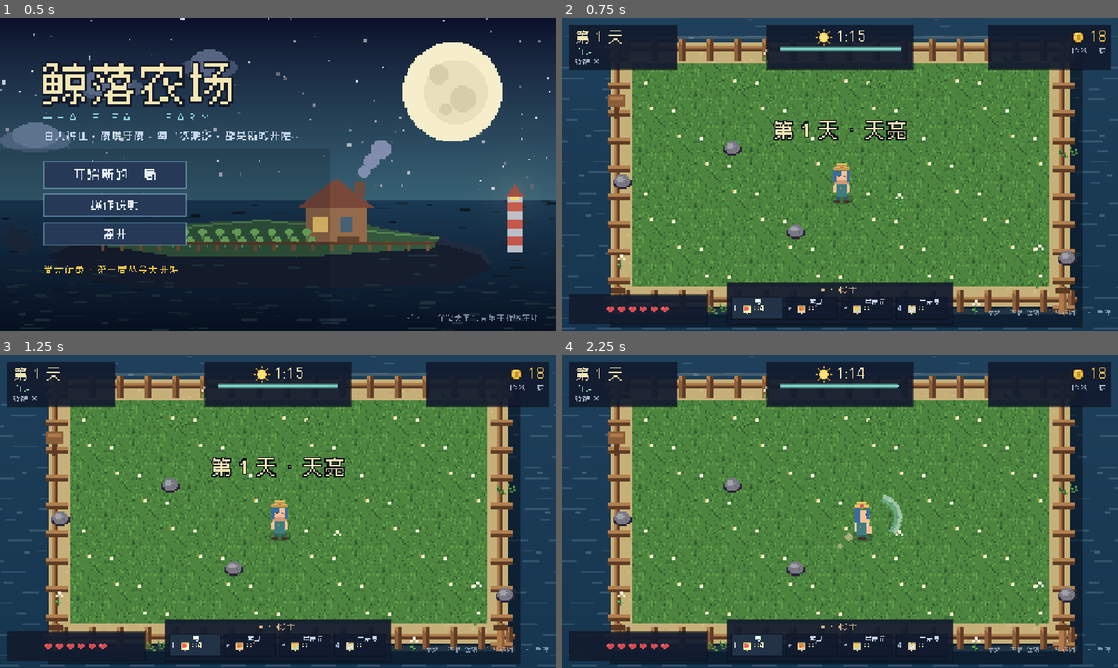
Above: before the commit, frames 1-4 (two rows, left to right).
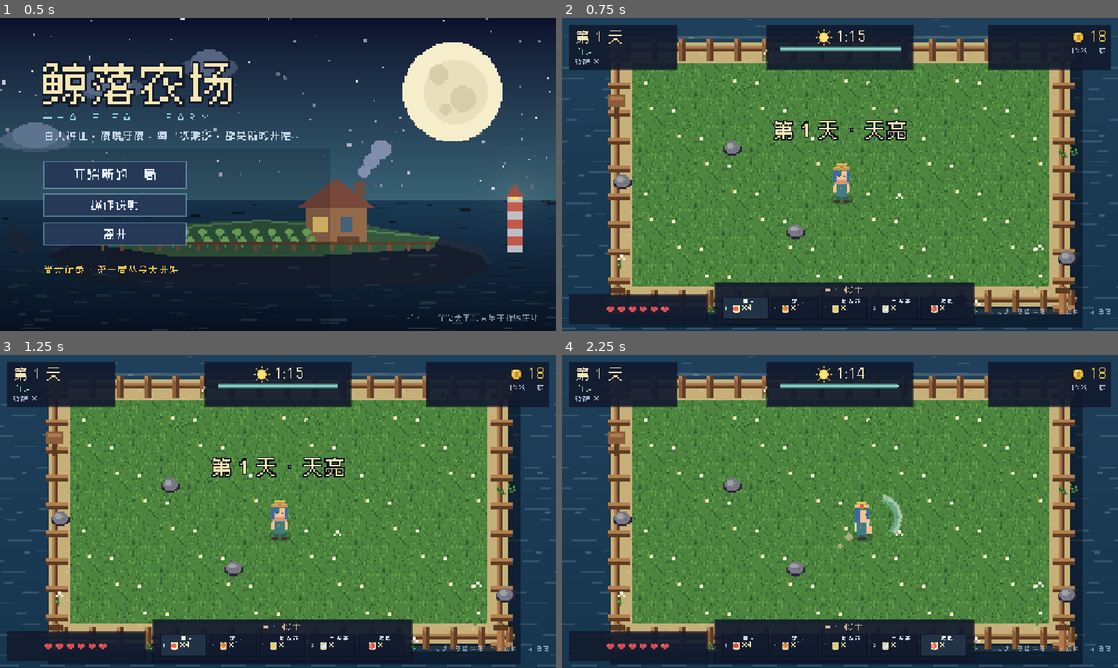
Above: after the commit, the same moments.

Repository: ElectLive/whale-fall-farm
Game: Godot game, scene res://scenes/main.tscn
Same seed, same stepped clock (60 frames per second), same inputs: the game is played once before the commit and once after it.
Inputs (mouse positions are in pixels of both pictures, inside the frame that each line leads up to):
- Up to frame 1 (0.5 s): no input
- Up to frame 2 (0.75 s): click "开始新的一局" at 0.5 s
- Up to frame 3 (1.25 s): no input
- Up to frame 4 (2.25 s): click (756, 646) at 1.27 s; tap Enter at 2 s; move the mouse to (962, 495) at 2.02 s; hold D from 2.03 s (still down); tap 5 at 2.1 s; click (962, 495) at 2.17 s

Frame 1 is identical in both runs. In frame 2, 1.4% of the frame differs, in the area x 27-99%, y 84-96%; in frame 3, 1.4%; in frame 4, 2.0%.

Commit message:
update 03: chili crop and five-slot seed belt

Diff:
--- a/scripts/crop.gd
+++ b/scripts/crop.gd
@@ -27,6 +27,12 @@
 		preload("res://assets/generated/crops/moonwheat_1.png"),
 		preload("res://assets/generated/crops/moonwheat_2.png"),
 		preload("res://assets/generated/crops/moonwheat_3.png"),
+	],
+	"chili": [
+		preload("res://assets/generated/crops/chili_0.png"),
+		preload("res://assets/generated/crops/chili_1.png"),
+		preload("res://assets/generated/crops/chili_2.png"),
+		preload("res://assets/generated/crops/chili_3.png"),
 	],
 }
 const GLOW := preload("res://assets/generated/fx/glow.png")
--- a/scripts/data.gd
+++ b/scripts/data.gd
@@ -29,8 +29,13 @@
 		"desc": "只在夜里生长，白天会打盹。",
 		"night_only": true,
 	},
+	"chili": {
+		"name": "辣椒", "seed_cost": 11, "value": 30, "grow": 11.0,
+		"seed_drop": 0.30, "color": Color("#e2556b"),
+		"desc": "辣得怪物跳脚。",
+	},
 }
-const CROP_ORDER := ["radish", "pumpkin", "star", "moonwheat"]
+const CROP_ORDER := ["radish", "pumpkin", "star", "moonwheat", "chili"]
 
 const ENEMIES := {
 	"slime": {
@@ -61,6 +66,7 @@
 	{"id": "seed_pumpkin", "name": "南瓜种子 ×2", "desc": "沉甸甸的稳健收益", "price": 14, "icon": "seed_pumpkin"},
 	{"id": "seed_star", "name": "星露花种子 ×1", "desc": "很贵，但值得", "price": 18, "icon": "seed_star"},
 	{"id": "seed_moon", "name": "月光麦种子 ×1", "desc": "只在夜里生长", "price": 16, "icon": "seed_moon"},
+	{"id": "seed_chili", "name": "辣椒种子 ×2", "desc": "中速回本，辣味十足", "price": 12, "icon": "seed_chili"},
 	{"id": "heal", "name": "潮汐药汤", "desc": "回复 2 点生命", "price": 8, "icon": "heart_full"},
 	{"id": "maxhp", "name": "鲸骨护心镜", "desc": "生命上限 +1，回复 1", "price": 24, "icon": "heart_full"},
 ]
--- a/scripts/hud.gd
+++ b/scripts/hud.gd
@@ -138,8 +138,8 @@
 
 	# seed belt + prompt
 	var seed_panel := UiKit.panel_container(8)
-	seed_panel.position = Vector2(380, 608)
-	seed_panel.size = Vector2(520, 100)
+	seed_panel.position = Vector2(350, 608)
+	seed_panel.size = Vector2(600, 100)
 	add_child(seed_panel)
 	var sv := VBoxContainer.new()
 	sv.add_theme_constant_override("separation", 2)
@@ -153,7 +153,7 @@
 	sv.add_child(sh)
 	for i in range(GameData.CROP_ORDER.size()):
 		var slot := Button.new()
-		slot.custom_minimum_size = Vector2(120, 54)
+		slot.custom_minimum_size = Vector2(108, 54)
 		slot.focus_mode = Control.FOCUS_NONE
 		slot.mouse_default_cursor_shape = Control.CURSOR_POINTING_HAND
 		var base_style := UiKit.make_texture_style(UiKit.TEX_PANEL, 8, 8)
@@ -163,38 +163,38 @@
 		sh.add_child(slot)
 		var hh := HBoxContainer.new()
 		hh.set_anchors_and_offsets_preset(Control.PRESET_FULL_RECT)
-		hh.offset_left = 6
+		hh.offset_left = 5
 		hh.offset_top = 2
-		hh.offset_right = -4
+		hh.offset_right = -3
 		hh.offset_bottom = -2
 		hh.mouse_filter = Control.MOUSE_FILTER_IGNORE
-		hh.add_theme_constant_override("separation", 3)
+		hh.add_theme_constant_override("separation", 2)
 		slot.add_child(hh)
-		var key := UiKit.label(str(i + 1), 16, Color("#9fb0c8"))
-		key.custom_minimum_size = Vector2(12, 0)
+		var key := UiKit.label(str(i + 1), 13, Color("#9fb0c8"))
+		key.custom_minimum_size = Vector2(10, 0)
 		key.mouse_filter = Control.MOUSE_FILTER_IGNORE
 		_seed_keys.append(key)
 		hh.add_child(key)
 		var crop_id: String = GameData.CROP_ORDER[i]
-		var ic := UiKit.icon("res://assets/generated/ui/seed_%s.png" % _seed_icon_id(crop_id), 30)
+		var ic := UiKit.icon("res://assets/generated/ui/seed_%s.png" % _seed_icon_id(crop_id), 28)
 		ic.mouse_filter = Control.MOUSE_FILTER_IGNORE
 		hh.add_child(ic)
 		var vv := VBoxContainer.new()
 		vv.add_theme_constant_override("separation", -5)
 		vv.mouse_filter = Control.MOUSE_FILTER_IGNORE
 		hh.add_child(vv)
-		var name_label := UiKit.label(GameData.CROPS[crop_id]["name"], 15, Color("#c8d6e8"))
+		var name_label := UiKit.label(GameData.CROPS[crop_id]["name"], 14, Color("#c8d6e8"))
 		name_label.mouse_filter = Control.MOUSE_FILTER_IGNORE
 		vv.add_child(name_label)
-		var cnt := UiKit.label("×0", 20, Color("#f6e7b4"))
+		var cnt := UiKit.label("×0", 19, Color("#f6e7b4"))
 		cnt.mouse_filter = Control.MOUSE_FILTER_IGNORE
 		vv.add_child(cnt)
 		seed_panels.append(slot)
 		seed_counts.append(cnt)
 
-	_hint = UiKit.label("E 互动 · 空格 挥镰 · 1-4 选种 · Esc 暂停", 15, Color(0.72, 0.8, 0.9, 0.65))
-	_hint.position = Vector2(910, 668)
-	_hint.size = Vector2(354, 30)
+	_hint = UiKit.label("E 互动 · 空格 挥镰 · 1-5 选种 · Esc 暂停", 14, Color(0.72, 0.8, 0.9, 0.65))
+	_hint.position = Vector2(958, 668)
+	_hint.size = Vector2(306, 30)
 	_hint.horizontal_alignment = HORIZONTAL_ALIGNMENT_RIGHT
 	add_child(_hint)
 
--- a/scripts/main.gd
+++ b/scripts/main.gd
@@ -50,7 +50,7 @@
 var day_gold := 0
 var kills := 0
 var day_kills := 0
-var seeds := {"radish": 4, "pumpkin": 1, "star": 0, "moonwheat": 0}
+var seeds := {"radish": 4, "pumpkin": 1, "star": 0, "moonwheat": 0, "chili": 0}
 var selected_seed := 0
 var rainy := false
 var mods := {}
@@ -293,7 +293,7 @@
 	day_kills = 0
 	endless = false
 	_run_recorded = false
-	seeds = {"radish": 4, "pumpkin": 1, "star": 0, "moonwheat": 0}
+	seeds = {"radish": 4, "pumpkin": 1, "star": 0, "moonwheat": 0, "chili": 0}
 	selected_seed = 0
 	rainy = false
 	relic_ids.clear()
@@ -775,6 +775,8 @@
 			seeds["star"] = int(seeds["star"]) + 1
 		"seed_moon":
 			seeds["moonwheat"] = int(seeds["moonwheat"]) + 1
+		"seed_chili":
+			seeds["chili"] = int(seeds["chili"]) + 2
 		"heal":
 			if player:
 				player.heal(2)
@@ -824,6 +826,8 @@
 			_select_seed(2)
 		KEY_4:
 			_select_seed(3)
+		KEY_5:
+			_select_seed(4)
 		KEY_F:
 			toggle_fullscreen()
 
@@ -1433,6 +1437,16 @@
 	_check(int(seeds["radish"]) == 0, "last radish seed is planted")
 	_check(selected_seed == 1, "seed belt auto-switches to a stocked crop")
 
+	# fifth crop: chili
+	player.position = farm.tile_center(Vector2i(6, 3))
+	player.facing = Vector2.RIGHT
+	interact()
+	seeds["chili"] = 1
+	selected_seed = 4
+	interact()
+	var chili_crop: Crop = crops[crops.size() - 1]
+	_check(chili_crop.kind == "chili", "fifth seed slot plants chili")
+
 	# night + enemy death + dawn
 	start_night()
 	_check(state == State.NIGHT, "night begins")
--- a/scripts/title_screen.gd
+++ b/scripts/title_screen.gd
@@ -106,7 +106,7 @@
 	var lines := [
 		"WASD / 方向键 —— 走动",
 		"E —— 松土 / 播种 / 浇水 / 收获",
-		"1 2 3 4 —— 切换种子",
+		"1 2 3 4 5 —— 切换种子",
 		"空格 / 鼠标左键 —— 挥镰",
 		"Esc —— 暂停",
 	]
Binary file added: assets/generated/crops/chili_0.png
Not shown, added: assets/generated/crops/chili_0.png.import
Binary file added: assets/generated/crops/chili_1.png
Not shown, added: assets/generated/crops/chili_1.png.import
Binary file added: assets/generated/crops/chili_2.png
Not shown, added: assets/generated/crops/chili_2.png.import
Binary file added: assets/generated/crops/chili_3.png
Not shown, added: assets/generated/crops/chili_3.png.import
Binary file added: assets/generated/ui/seed_chili.png
Not shown, added: assets/generated/ui/seed_chili.png.import
Binary file changed: docs/art_preview.png
Binary file changed: screenshots/shot_day.png
(and 3 more such lines)
